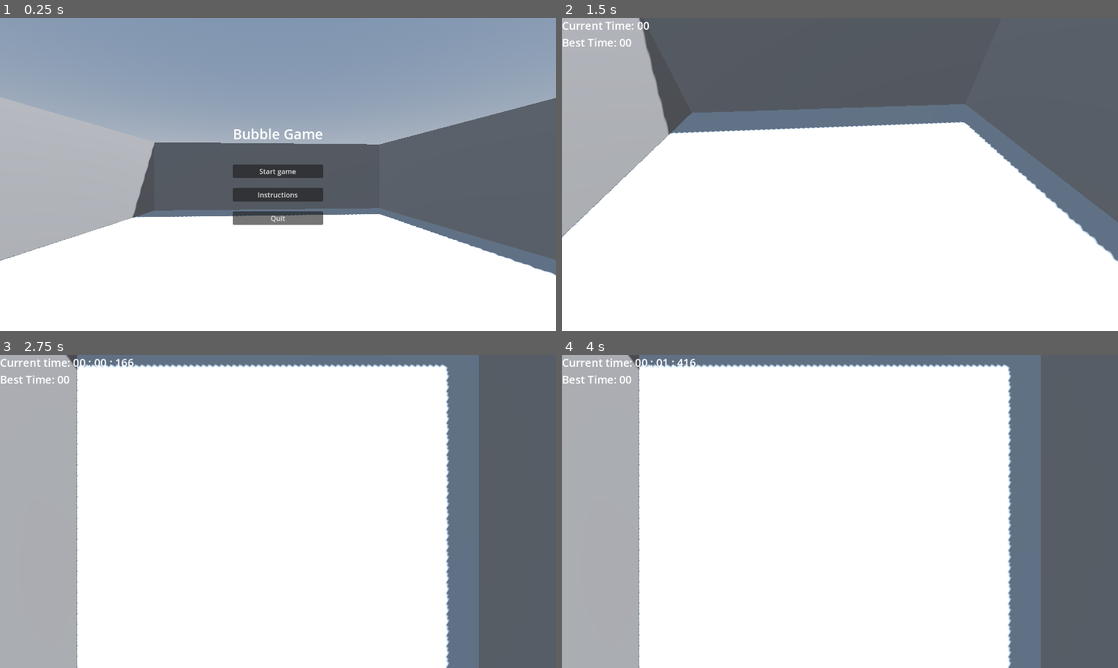
Above: before the commit, frames 1-4 (two rows, left to right).
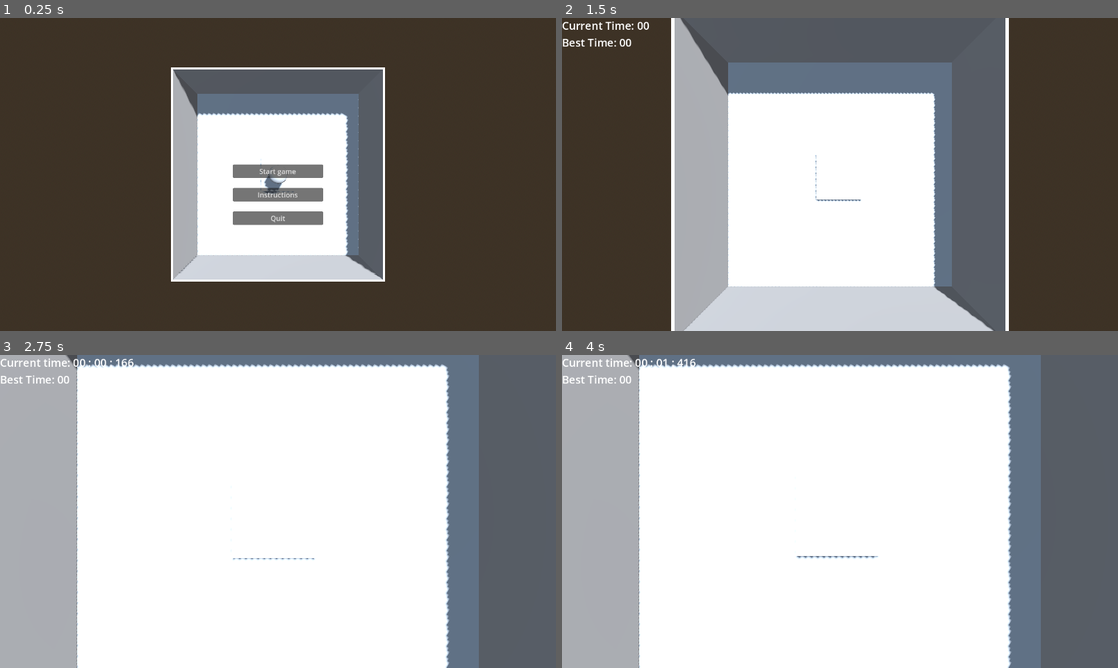
Above: after the commit, the same moments.

Repository: warriormaster12/Fsj2025
Game: Godot game, scene res://levels/actual_level.tscn
Same seed, same stepped clock (60 frames per second), same inputs: the game is played once before the commit and once after it. This scene is started directly instead of the project's main scene.
Inputs:
- Up to frame 1 (0.25 s): no input
- Up to frame 2 (1.5 s): click "Start game" at 0.5 s; tap S (move_d) at 1.35 s
- Up to frame 3 (2.75 s): tap A (move_l) at 2.1 s
- Up to frame 4 (4 s): tap D (move_r) at 2.85 s; tap Enter at 3.5 s; tap W (move_u) at 3.6 s

The runs differ from the first frame. In frame 1, 94% of the frame differs, in the area x 0-100%, y 0-100%; in frame 2, 70%; in frame 3, less than 0.1%; in frame 4, 0.1%.

Commit message:
Add player and ball uwu

Diff:
--- a/levels/actual_level.tscn
+++ b/levels/actual_level.tscn
@@ -1,8 +1,10 @@
-[gd_scene load_steps=7 format=3 uid="uid://dkpsad3dyav80"]
+[gd_scene load_steps=9 format=3 uid="uid://eidyg2m2qpb0"]
 
 [ext_resource type="Script" path="res://scripts/main_menu.gd" id="1_onbhf"]
 [ext_resource type="Script" path="res://scripts/level_manager.gd" id="1_s7dc4"]
 [ext_resource type="Script" path="res://scripts/game.gd" id="2_fq0ei"]
+[ext_resource type="PackedScene" uid="uid://cwdwree8x8l0" path="res://prefabs/player/player.tscn" id="4_qfimj"]
+[ext_resource type="PackedScene" uid="uid://4tsjjid1fa65" path="res://prefabs/bubble/bubble.tscn" id="5_eyr0g"]
 
 [sub_resource type="ProceduralSkyMaterial" id="ProceduralSkyMaterial_f6xx8"]
 sky_horizon_color = Color(0.64625, 0.65575, 0.67075, 1)
@@ -83,7 +85,6 @@
 
 [node name="Camera3D" type="Camera3D" parent="MainMenu/CameraRotate"]
 transform = Transform3D(1, 0, 0, 0, 1, 0, 0, 0, 1, 0, 0, 4)
-current = true
 
 [node name="MainMenuUI" type="Control" parent="MainMenu"]
 layout_mode = 3
@@ -138,3 +139,12 @@
 unique_name_in_owner = true
 layout_mode = 2
 text = "Quit"
+
+[node name="Player" parent="." instance=ExtResource("4_qfimj")]
+unique_name_in_owner = true
+transform = Transform3D(1, 0, 0, 0, 1, 0, 0, 0, 1, 0, 0.5, 0)
+axis_lock_linear_y = true
+motion_mode = 0
+
+[node name="Bubble" parent="." instance=ExtResource("5_eyr0g")]
+transform = Transform3D(1, 0, 0, 0, 1, 0, 0, 0, 1, 0, 1.94923, 0)
